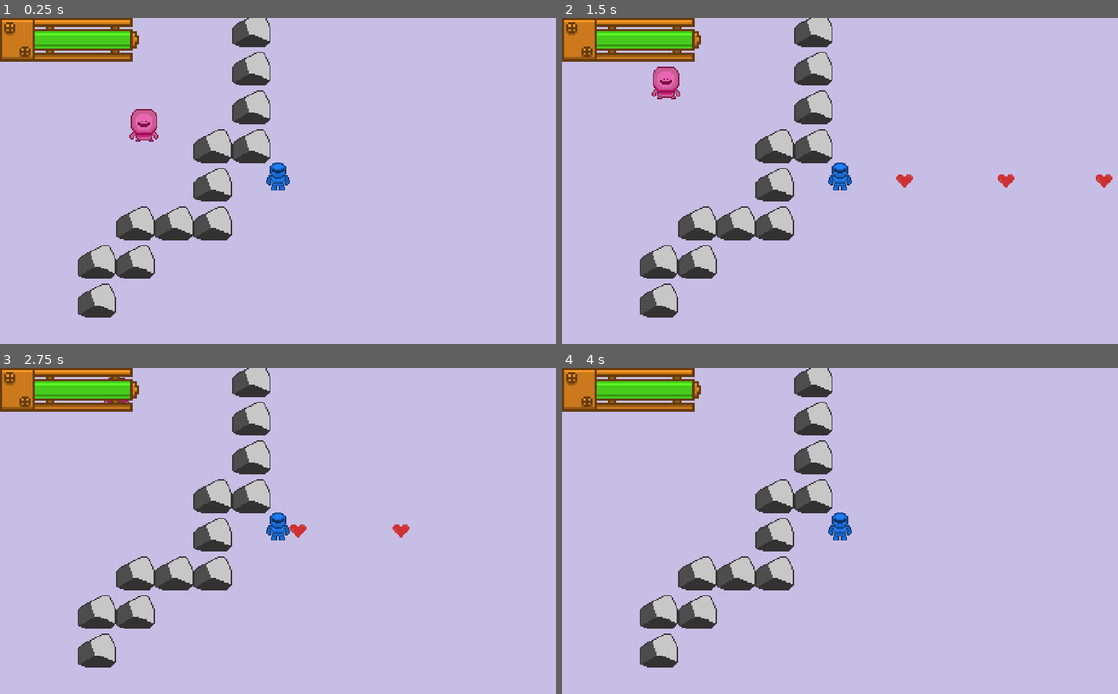
Above: before the commit, frames 1-4 (two rows, left to right).
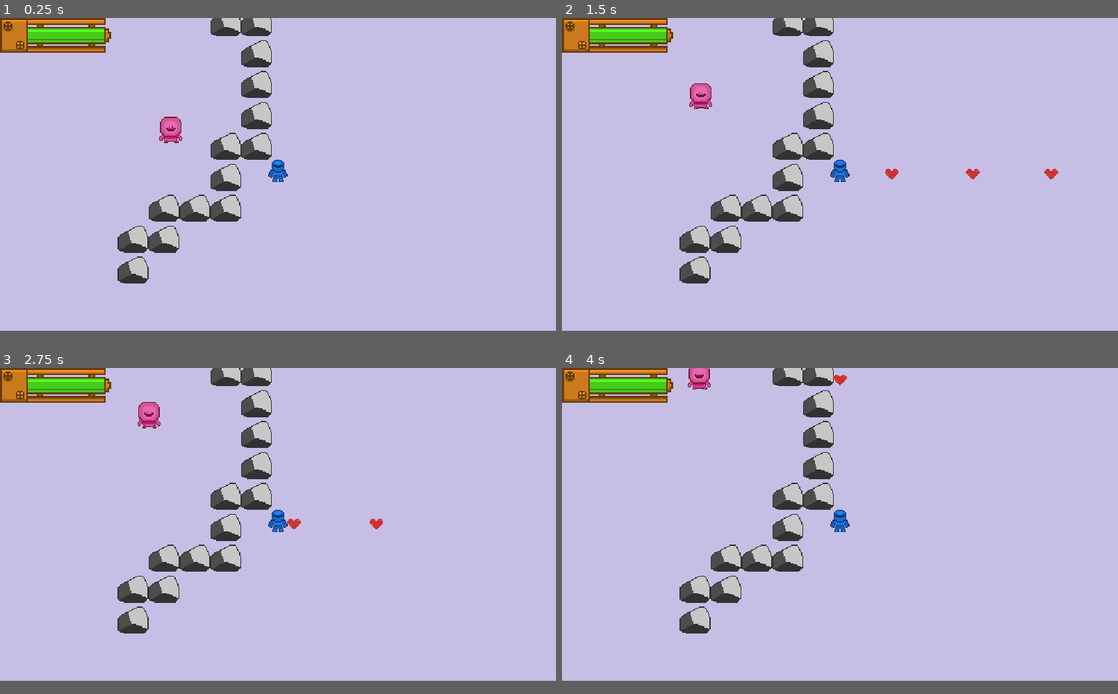
Above: after the commit, the same moments.

Repository: FREQ-E/Hanno
Game: Godot game, scene res://levels/test/test.tscn
The game is run twice, just before and just after one commit, with the same random seed, the same clock (stepped at 60 frames per second) and the same inputs.
Inputs:
- Up to frame 1 (0.25 s): no input
- Up to frame 2 (1.5 s): hold Right (fire_right) 0.53-1.28 s; hold Space (sprint) 0.53-1.28 s; hold Down (fire_down) from 1.28 s (still down); tap Space (sprint) at 1.35 s
- Up to frame 3 (2.75 s): release Down (fire_down) at 2.03 s; hold Right (fire_right) from 2.03 s (still down); hold Space (sprint) from 2.03 s (still down)
- Up to frame 4 (4 s): release Right (fire_right) at 2.78 s; release Space (sprint) at 2.78 s; hold Up (fire_up) 2.78-3.53 s; tap Space (sprint) at 2.85 s; hold Left (fire_left) from 3.53 s (still down); hold Space (sprint) from 3.53 s (still down)
In our replay, the window is 800x469 before the commit and 800x450 after it. These sizes can differ from the game's own. Grey fills any space a smaller window leaves; there, only what the larger window draws over its background counts as a difference.

The runs differ from the first frame. In frame 1, 11% of the frame differs, in the area x 0-53%, y 0-92%; in frame 2, 11%, in the area x 0-99%, y 0-92%; in frame 3, 11%; in frame 4, 11%.

Commit message:
Added fullscreen button

Diff:
--- a/global_funcs.gd
+++ b/global_funcs.gd
@@ -10,3 +10,11 @@
 		yield(tree, "node_added")
 
 	return tree.get_nodes_in_group(group)
+
+
+func _input(event):
+	if event.is_action_pressed("fullscreen"):
+		OS.window_fullscreen = not OS.window_fullscreen
+
+	elif event.is_action_pressed("ui_cancel"):
+		get_tree().quit()
--- a/project.godot
+++ b/project.godot
@@ -126,6 +126,8 @@
 
 [display]
 
+window/size/width=1280
+window/size/height=720
 window/stretch/mode="2d"
 window/stretch/aspect="keep_width"
 
@@ -188,6 +190,11 @@
 , Object(InputEventJoypadMotion,"resource_local_to_scene":false,"resource_name":"","device":0,"axis":2,"axis_value":1.0,"script":null)
  ]
 }
+fullscreen={
+"deadzone": 0.5,
+"events": [ Object(InputEventKey,"resource_local_to_scene":false,"resource_name":"","device":0,"alt":false,"shift":false,"control":false,"meta":false,"command":false,"pressed":false,"scancode":16777254,"unicode":0,"echo":false,"script":null)
+ ]
+}
 
 [rendering]
 
